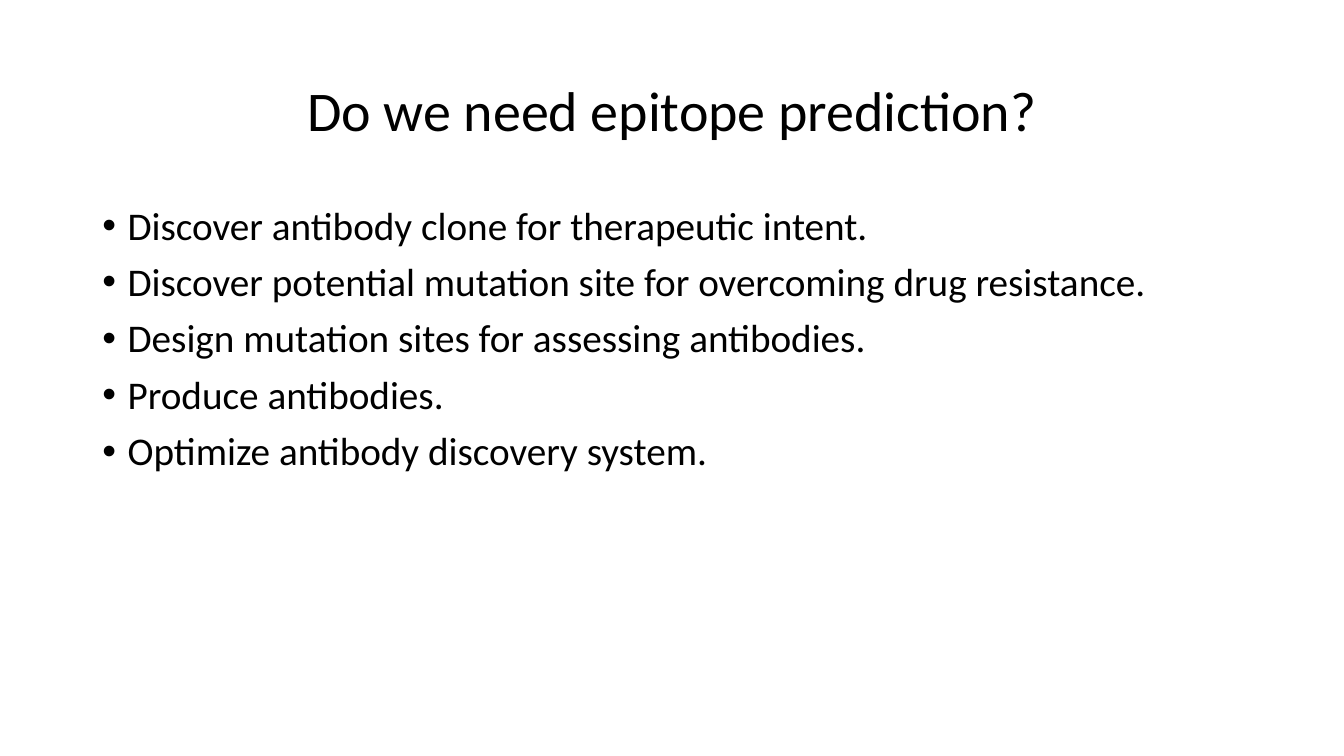
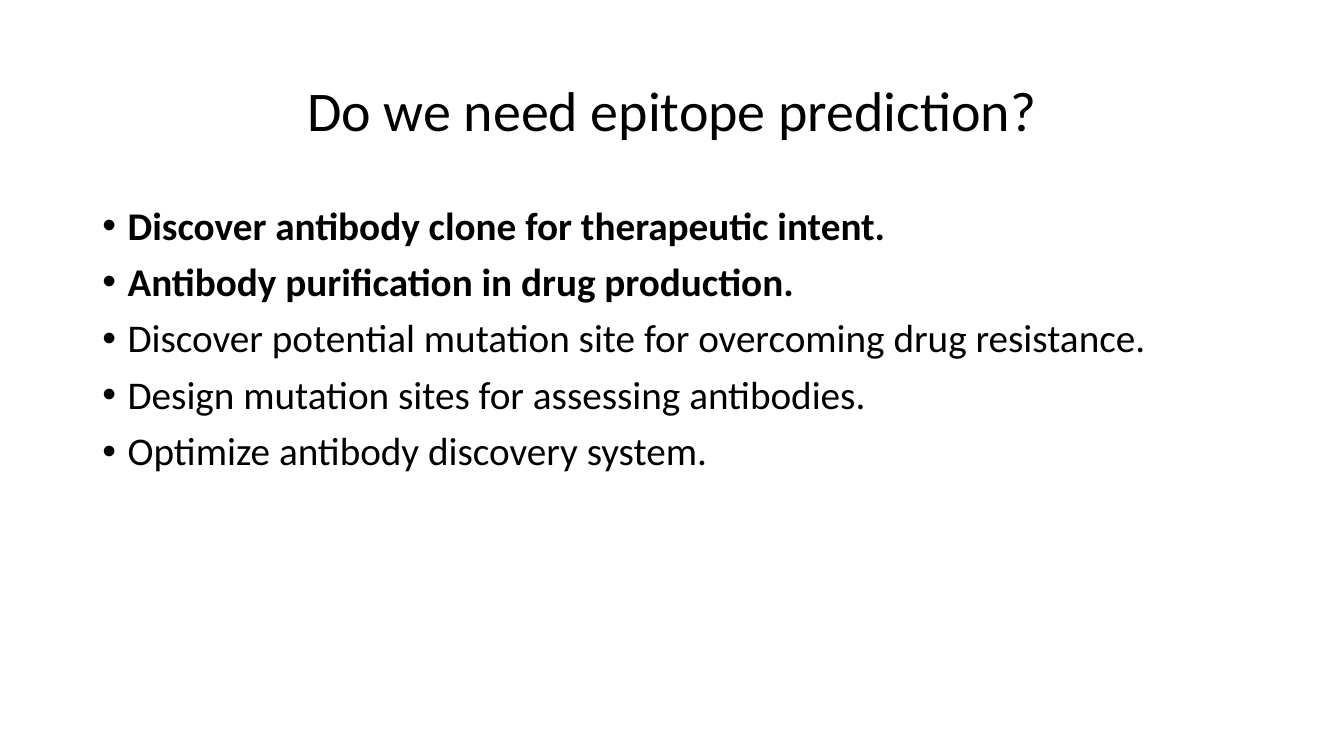
Before and after one commit to Tiezhengyuan/ml_epitope, a slide deck: slide 3 of cases/Epitope_Prediction_TiezhengYuan.pptx. Drawn at 1344x756 pixels with LibreOffice and Linux fonts; fonts in the diff are those of the drawing. Boxes give left, top, right and bottom in pixels: in the first picture for what was removed or moved away, otherwise in the second. Text is boxed around its words. In the diff, an @@ line names an element or a change of style, - is before the commit and + after.

```diff
--- a/cases/Epitope_Prediction_TiezhengYuan.pptx
+++ b/cases/Epitope_Prediction_TiezhengYuan.pptx
@@ text at (128, 212, 885, 246): bold on in "Discover antibody clone for therapeutic intent." @@
@@ text at (128, 268, 793, 303): paragraph added @@
+• Antibody purification in drug production.
@@ text at (128, 381, 444, 410): paragraph removed @@
-• Produce antibodies.
```
Also in this commit, not shown: 10 other slides changed, 1 slide added, 2 slides removed, 2 other files.
